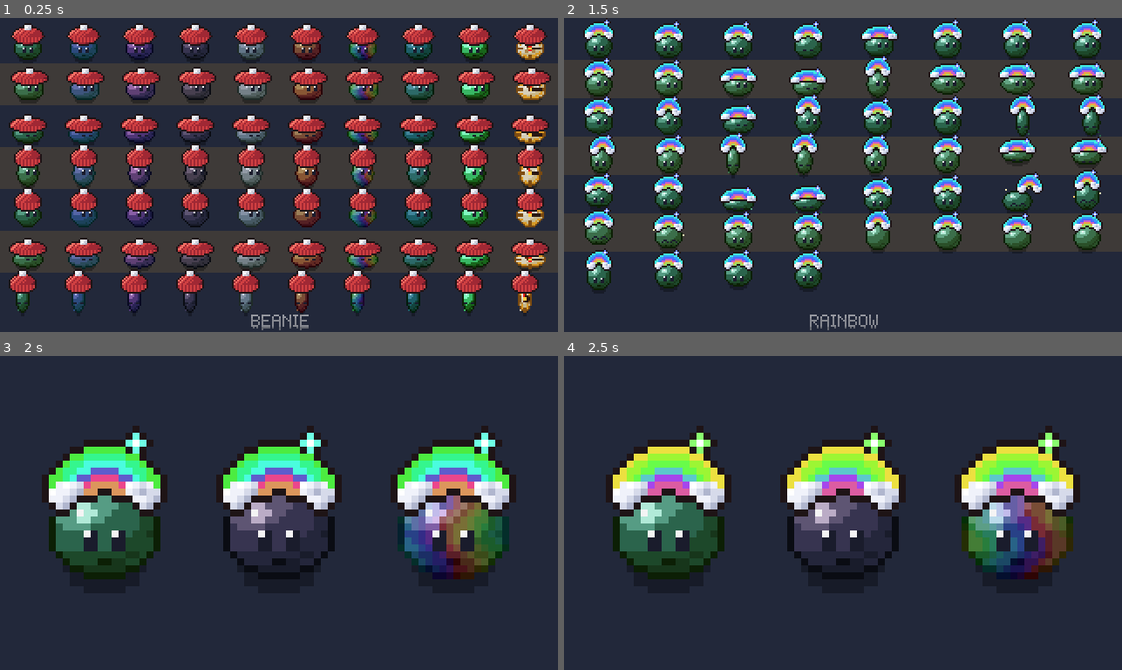
Above: before the commit, frames 1-4 (two rows, left to right).
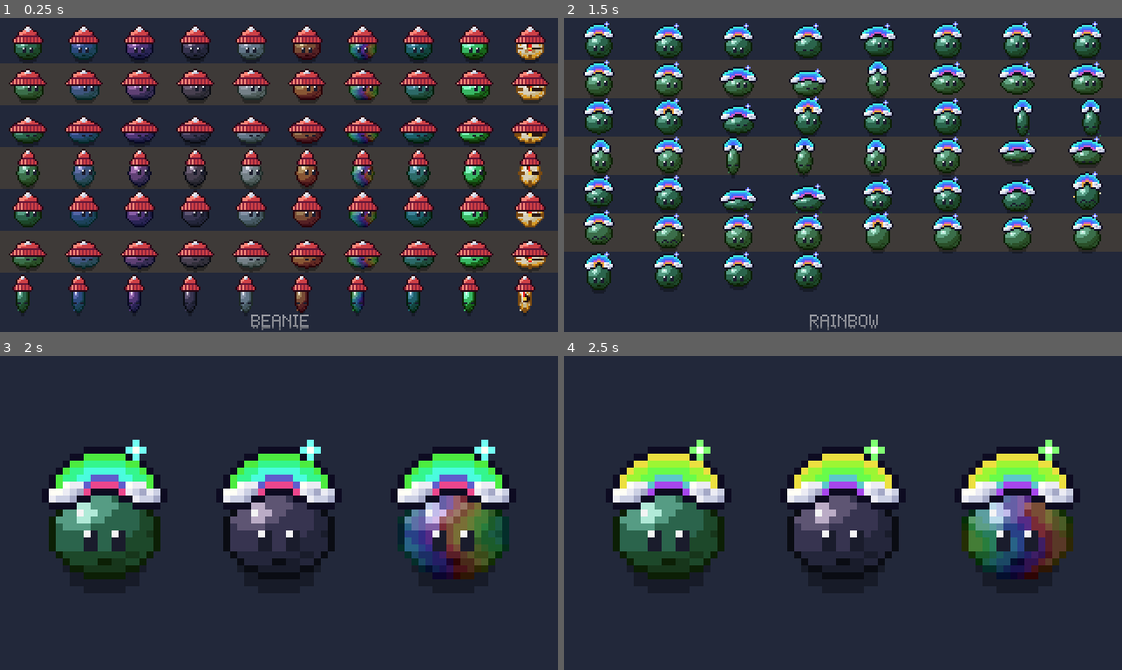
Above: after the commit, the same moments.

Repository: AveryBlue-GD/slime-time
Game: Godot game, scene res://tests/demo_hat_audit.tscn
The game is run twice, just before and just after one commit, with the same random seed, the same clock (stepped at 60 frames per second) and the same inputs. This scene is started directly instead of the project's main scene.
Inputs (mouse positions are in pixels of both pictures, inside the frame that each line leads up to):
- Up to frame 1 (0.25 s): no input
- Up to frame 2 (1.5 s): tap Enter at 0.5 s; move the mouse to (965, 159) at 0.52 s; hold D (move_right) 0.53-1.25 s; tap F (interact) at 0.6 s; click (965, 159) at 0.67 s; tap Space (jump) at 0.77, 1.07 s; drag from (731, 190) to (815, 237) at 1.27 s
- Up to frame 3 (2 s): no input
- Up to frame 4 (2.5 s): move the mouse to (898, 443) at 2.02 s; hold D (move_right) from 2.03 s (still down); tap J at 2.1 s

The runs differ from the first frame. In frame 1, 16% of the frame differs, in the area x 1-99%, y 1-88%; in frame 2, 8.9%; in frame 3, 8.6%; in frame 4, 8.6%.

Commit message:
Hats refit and redrawn: measured head, five fitted widths + loose, clear the eyes, cleaner pixel craft
Generator measures the slime's head off its sheet; hats hug the dome instead of mushrooming,
brims 2-3 px past the head, a squeezed width for sideways splats, a loose row with the lining
for the wheel and flight; per-material cool outlines and hue-shifted ramps, noise removed;
beanie, cap, chef, viking, crown, party and propeller redrawn. head_point ignores sparkles and
half pixels; the hat snaps like the renderer and lifts off high eyes. Audit: docs/hats-audit.md.

Co-Authored-By: Claude Sonnet 5.5 <noreply@anthropic.com>

Diff:
--- a/scripts/hat.gd
+++ b/scripts/hat.gd
@@ -58,7 +58,7 @@
 func pop(slime_velocity: Vector2, flight_time: float) -> void:
 	ground = _floor_point()
 	height = _head_height()
-	region_rect = Hats.region(hat_id)  # off the head it keeps its own shape
+	region_rect = Hats.region(hat_id, Hats.Width.LOOSE)  # off the head it keeps its own shape
 	_slime_last = ground
 	_slime_velocity = slime_velocity
 	jolt = Vector2.ZERO
@@ -76,9 +76,12 @@
 
 
 func _follow() -> void:
-	global_position = _head().round()
-	# Squashed slime, wider hat; stretched slime, narrower and taller.
-	region_rect = Hats.region(hat_id, Hats.width_for(Slime.head_width(body.animation, body.frame)))
+	# Squashed slime, wider hat; stretched slime, narrower and taller. Lifted a px or two in the
+	# few frames whose eyes sit high, so it never covers them.
+	var width := Hats.width_for(Slime.head_width(body.animation, body.frame))
+	region_rect = Hats.region(hat_id, width)
+	var lift_px := Hats.lift(hat_id, width, body.animation, body.frame)
+	global_position = _snap(_head() - Vector2(0, lift_px) * body.global_scale)
 
 
 func _fly(delta: float) -> void:
@@ -99,7 +102,13 @@
 		state = State.ON  # back on the slime's head
 		_follow()
 		return
-	global_position = (ground - Vector2(0.0, height)).round()
+	global_position = _snap(ground - Vector2(0.0, height))
+
+
+## Whole pixels, rounded the way the renderer snaps the slime's sprite (half up), so the hat never
+## lands a pixel off it.
+static func _snap(at: Vector2) -> Vector2:
+	return (at + Vector2(0.5, 0.5)).floor()
 
 
 ## Top-center of the slime's body right now (follows its squash, stretch and jump arc).
--- a/scripts/hats.gd
+++ b/scripts/hats.gd
@@ -18,12 +18,19 @@
 const PITY_STEP := 0.15
 const NONE := "none"
 const NONE_NAME := "NO HAT"
-## Each hat is drawn at three widths (rows of hats.png) to fit the slime as it squashes and
-## stretches: NARROW (stretched into a leap), NORMAL, WIDE (squashed to charge or land).
+## Each hat is drawn at five fitted widths (rows of hats.png) to fit the slime as it squashes and
+## stretches (NARROW: stretched into a leap; NORMAL; BROAD: a little squashed; WIDE: squashed flat
+## to charge or land; SQUEEZED: pressed sideways against a wall in a splat), plus LOOSE, its own
+## shape off the head (popped off by a leap, or on the hat wheel). tools/make_hats.py fits them to
+## the head widths width_for maps them from.
 const FRAME := Vector2i(32, 16)
 ## Where the top of the slime's head goes in a frame: the hats reach down round the dome below it.
 const HEAD := Vector2(16, 11)
-enum Width { NARROW, NORMAL, WIDE }
+enum Width { NARROW, NORMAL, WIDE, SQUEEZED, BROAD, LOOSE }
+## Most a hat is ever lifted off the head to clear the eyes (lift).
+const MAX_LIFT := 3
+static var _lifts := {}
+static var _image: Image
 
 const LIST := [
 	{id = "tophat", name = "TOP HAT", column = 0},
@@ -105,10 +112,45 @@
 	return Rect2(Vector2(int(get_hat(id).get("column", 0)) * FRAME.x, width * FRAME.y), Vector2(FRAME))
 
 
+## How many px to lift hat `id` (at `width`) off the head in slime frame anim:frame so it doesn't
+## cover the eyes: 0 almost always; 1-3 in the few frames whose eyes sit high (charging, and
+## facing away diagonally). Worked out from the sprite sheets once per hat and frame.
+static func lift(id: String, width: int, anim: String, frame: int) -> int:
+	var key := "%s:%d:%s:%d" % [id, width, anim, frame]
+	if _lifts.has(key):
+		return _lifts[key]
+	var eyes := Slime.eye_points(anim, frame)
+	var lifted := 0
+	if not eyes.is_empty():
+		if _image == null:
+			_image = preload("res://assets/sprites/hats.png").get_image()
+			if _image.is_compressed():
+				_image.decompress()
+		var r := region(id, width)
+		for k in MAX_LIFT + 1:
+			lifted = k
+			var clear := true
+			for e: Vector2i in eyes:
+				# The hat pixel that would land on this eye, with the hat raised k px.
+				var at := Vector2i(r.position) + Vector2i(HEAD) + e + Vector2i(0, k)
+				if at.y < int(r.position.y) + FRAME.y and _image.get_pixelv(at).a > 0.5:
+					clear = false
+					break
+			if clear:
+				break
+	_lifts[key] = lifted
+	return lifted
+
+
 ## Which width of hat fits a slime head `head_width` px across (Slime.head_width).
+## (tools/make_hats.py WIDTH_CLASSES uses the same bands.)
 static func width_for(head_width: int) -> int:
+	if head_width <= 11:
+		return Width.SQUEEZED
 	if head_width <= 12:
 		return Width.NARROW
-	if head_width >= 16:
-		return Width.WIDE
-	return Width.NORMAL
+	if head_width <= 14:
+		return Width.NORMAL
+	if head_width <= 16:
+		return Width.BROAD
+	return Width.WIDE
--- a/scripts/slime.gd
+++ b/scripts/slime.gd
@@ -16,6 +16,10 @@
 enum State { GLIDE, CHARGING, AIRBORNE, STUNNED }
 
 const TILE := 16
+## Slime sheet frames are this many px square (slime_sheet.json frame_size).
+const FRAME_SIZE := 20
+## The eyes' dark color in the sheet (tools/make_placeholder_art.py; not a goo shade, so no skin swaps it).
+const EYE_COLOR := Color8(26, 28, 44)
 ## Collision radius: the body is 14 px across in a 16 px corridor, a snug fit.
 const RADIUS := 7.0
 const CHARGE_TIME := 1.5
@@ -146,31 +150,93 @@
 
 
 ## Top-center of the slime's body in a frame, relative to the sprite's center: where a hat sits.
-## Found from the sheet's pixels (the topmost row of the outline), so it follows every squash,
-## stretch and bounce of the animation.
+## Found from the sheet's pixels (the topmost row of the body), so it follows every squash,
+## stretch and bounce of the animation. Whole pixels: a body that's an odd pixel off center (a
+## half-pixel center) keeps the hat where it was rather than flicking it a pixel each frame.
 static func head_point(anim: String, frame: int) -> Vector2:
 	var key := "%s:%d" % [anim, frame]
 	if _heads.has(key):
 		return _heads[key]
+	var point := Vector2(0, -7)
+	var rows := _body_rows(anim, frame)
+	if not rows.is_empty():
+		var top: Vector3i = rows[0]
+		var center := (top.y + top.z + 1) / 2.0 - FRAME_SIZE / 2.0
+		point = Vector2(float(int(center)), top.x - FRAME_SIZE / 2.0)  # int() rounds +-0.5 to 0
+	_heads[key] = point
+	return point
+
+
+## The eyes' dark pixels in a frame, relative to its head point (hats keep off them: Hats.lift).
+static func eye_points(anim: String, frame: int) -> Array[Vector2i]:
+	var key := "e%s:%d" % [anim, frame]
+	if _heads.has(key):
+		return _heads[key]
+	var out: Array[Vector2i] = []
+	var rows := _body_rows(anim, frame)
+	if not rows.is_empty() and anim != "dry":  # (drying up, that color is the crust's cracks)
+		var region := (load_sprite_frames().get_frame_texture(anim, frame) as AtlasTexture).region
+		var head := Vector2i(head_point(anim, frame)) + Vector2i(FRAME_SIZE / 2, FRAME_SIZE / 2)
+		for r: Vector3i in rows:
+			for x in range(r.y, r.z + 1):
+				var c := _sheet_image.get_pixel(int(region.position.x) + x, int(region.position.y) + r.x)
+				if c.a > 0.5 and c.is_equal_approx(EYE_COLOR):
+					out.append(Vector2i(x, r.x) - head)
+	_heads[key] = out
+	return out
+
+
+## The body's rows in a frame, top down, as (y, left x, right x): only its largest 4-connected
+## blob of solid pixels, so loose sparkles (celebrate) and goo flecks (splats) don't count.
+## (tools/make_hats.py measures the head the same way.)
+static func _body_rows(anim: String, frame: int) -> Array[Vector3i]:
+	var key := "r%s:%d" % [anim, frame]
+	if _heads.has(key):
+		return _heads[key]
+	var rows: Array[Vector3i] = []
 	var frames := load_sprite_frames()
-	var point := Vector2(0, -7)
 	if frames.has_animation(anim) and frame < frames.get_frame_count(anim):
 		var region := (frames.get_frame_texture(anim, frame) as AtlasTexture).region
 		if _sheet_image == null:
 			_sheet_image = preload("res://assets/sprites/slime_sheet.png").get_image()
 			if _sheet_image.is_compressed():
 				_sheet_image.decompress()
-		for y in int(region.size.y):
-			var xs: Array[int] = []
-			for x in int(region.size.x):
+		var w := int(region.size.x)
+		var h := int(region.size.y)
+		var solid := {}
+		for y in h:
+			for x in w:
 				if _sheet_image.get_pixel(int(region.position.x) + x, int(region.position.y) + y).a > 0.5:
-					xs.append(x)
-			if not xs.is_empty():
-				var center := (xs[0] + xs[-1] + 1) / 2.0
-				point = Vector2(center, y) - region.size / 2.0
-				break
-	_heads[key] = point
-	return point
+					solid[Vector2i(x, y)] = true
+		var seen := {}
+		var best: Array[Vector2i] = []
+		for y in h:
+			for x in w:
+				var start := Vector2i(x, y)
+				if not solid.has(start) or seen.has(start):
+					continue
+				var blob: Array[Vector2i] = []
+				var todo: Array[Vector2i] = [start]
+				seen[start] = true
+				while not todo.is_empty():
+					var p: Vector2i = todo.pop_back()
+					blob.append(p)
+					for n: Vector2i in [p + Vector2i.RIGHT, p + Vector2i.LEFT, p + Vector2i.DOWN, p + Vector2i.UP]:
+						if solid.has(n) and not seen.has(n):
+							seen[n] = true
+							todo.append(n)
+				if blob.size() > best.size():
+					best = blob
+		var spans := {}
+		for p in best:
+			var span: Vector2i = spans.get(p.y, Vector2i(p.x, p.x))
+			spans[p.y] = Vector2i(mini(span.x, p.x), maxi(span.y, p.x))
+		var ys := spans.keys()
+		ys.sort()
+		for y: int in ys:
+			rows.append(Vector3i(y, spans[y].x, spans[y].y))
+	_heads[key] = rows
+	return rows
 
 
 ## The opaque pixels' bounding box in a frame, relative to the sprite's center (the stopwatch skin
@@ -200,35 +266,14 @@
 	return box
 
 
-## How wide the slime's head is in a frame: its width 3 px below the top of the body (14 when
-## idle, narrower when stretched into a leap, wider when squashed). Hats pick their width by it.
+## How wide the slime's head is in a frame: its body's width 3 px below its top (14 when idle,
+## narrower when stretched into a leap or squeezed sideways in a splat, wider when squashed).
+## Hats pick their width by it (Hats.width_for).
 static func head_width(anim: String, frame: int) -> int:
-	var key := "w%s:%d" % [anim, frame]
-	if _heads.has(key):
-		return _heads[key]
-	var frames := load_sprite_frames()
-	var width := 14
-	if frames.has_animation(anim) and frame < frames.get_frame_count(anim):
-		var region := (frames.get_frame_texture(anim, frame) as AtlasTexture).region
-		if _sheet_image == null:
-			_sheet_image = preload("res://assets/sprites/slime_sheet.png").get_image()
-			if _sheet_image.is_compressed():
-				_sheet_image.decompress()
-		var top := -1
-		for y in int(region.size.y):
-			var xs: Array[int] = []
-			for x in int(region.size.x):
-				if _sheet_image.get_pixel(int(region.position.x) + x, int(region.position.y) + y).a > 0.5:
-					xs.append(x)
-			if xs.is_empty():
-				continue
-			if top < 0:
-				top = y
-			if y == top + 3:
-				width = xs[-1] - xs[0] + 1
-				break
-	_heads[key] = width
-	return width
+	var rows := _body_rows(anim, frame)
+	if rows.size() < 4:
+		return 14
+	return rows[3].z - rows[3].y + 1
 
 
 ## Name suffix ("e", "se", ...) for the 45-degree direction closest to v.
--- a/scripts/ui/hat_wheel.gd
+++ b/scripts/ui/hat_wheel.gd
@@ -236,8 +236,8 @@
 		# Out toward the rim in a thin wedge, where it has the most room.
 		var reach := 0.7 if sizes[i] > 0.4 else 0.8
 		var at := (CENTER + Vector2(cos(a), sin(a)) * RADIUS * reach).round()
-		# The narrow version, so neighbors don't touch.
-		draw_texture_rect_region(atlas, Rect2(at - Vector2(Hats.FRAME) / 2.0, Vector2(Hats.FRAME)), Hats.region(hats[i], Hats.Width.NARROW))
+		# The loose version (its own shape, inside showing; narrow, so neighbors don't touch).
+		draw_texture_rect_region(atlas, Rect2(at - Vector2(Hats.FRAME) / 2.0, Vector2(Hats.FRAME)), Hats.region(hats[i], Hats.Width.LOOSE))
 	# The flapper at the top, kicked aside as it ticks past each wedge.
 	var tip := Vector2(CENTER.x + roundf(_kick * 2.0), CENTER.y - RADIUS + 6.0)
 	var base_y := CENTER.y - RADIUS - 7.0
Binary file changed: assets/sprites/hats.png
Binary file added: docs/polish-shots/hats_after_big.png
Binary file added: docs/polish-shots/hats_after_frames_tophat.png
Binary file added: docs/polish-shots/hats_after_hatspage.png
Binary file added: docs/polish-shots/hats_after_lineup.png
Binary file added: docs/polish-shots/hats_after_skins_chef.png
Binary file added: docs/polish-shots/hats_after_skins_viking.png
Binary file added: docs/polish-shots/hats_after_wheel.png
Not shown, changed: docs/handoff.md
Not shown, added: docs/hats-audit.md
Not shown, changed: tools/make_hats.py
